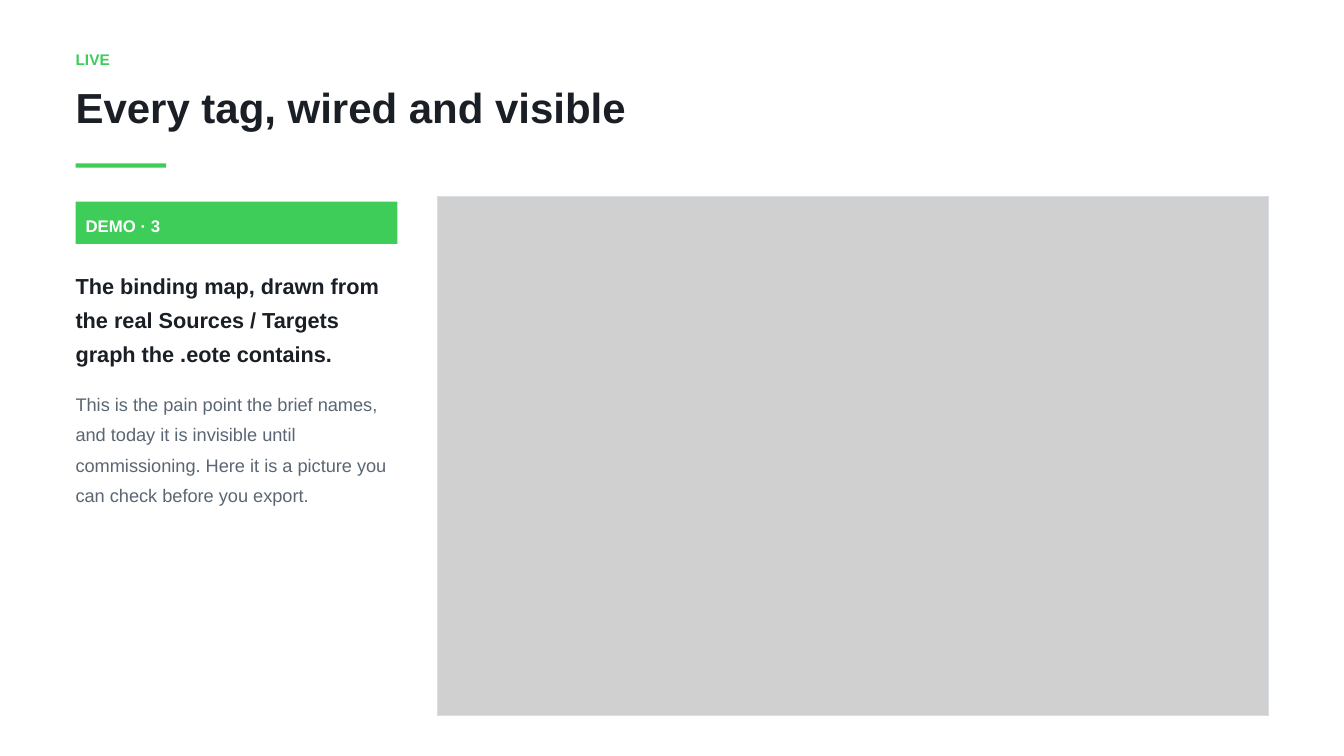
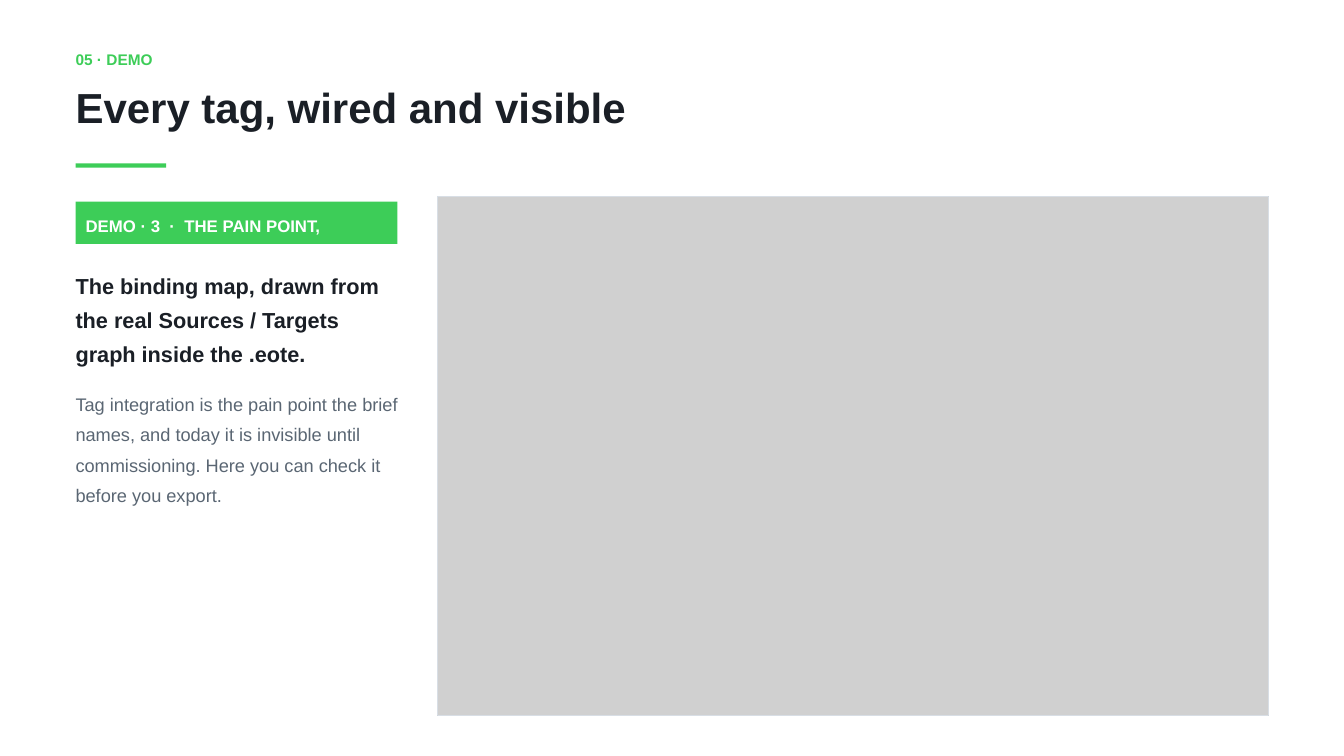
Before and after one commit to shauryaaojha/HMI_Copilot_EcoStruxure, a slide deck: slide 8 of docs/HMI_Copilot_5min.pptx (slide 6 before the commit). Drawn at 1344x756 pixels with LibreOffice and Linux fonts; fonts in the diff are those of the drawing; grey boxes stand for pictures. Boxes give left, top, right and bottom in pixels: in the first picture for what was removed or moved away, otherwise in the second. Text is boxed around its words. In the diff, an @@ line names an element or a change of style, - is before the commit and + after.

```diff
--- a/docs/HMI_Copilot_5min.pptx
+++ b/docs/HMI_Copilot_5min.pptx
@@ text at [76,54,152,65]: text changed @@
-LIVE
+05 · DEMO
@@ text at [86,220,320,244]: text changed @@
-DEMO · 3
+DEMO · 3 · THE PAIN POINT, SOLVED
@@ text at [76,278,397,506]: text changed @@
-The binding map, drawn from the real Sources / Targets graph the .eote contains.
-This is the pain point the brief names, and today it is invisible until commissioning. Here it is a picture you can check before you export.
+The binding map, drawn from the real Sources / Targets graph inside the .eote.
+Tag integration is the pain point the brief names, and today it is invisible until commissioning. Here you can check it before you export.
```
Also in this commit, not shown: 9 other slides changed, 1 slide added, 3 other files.
